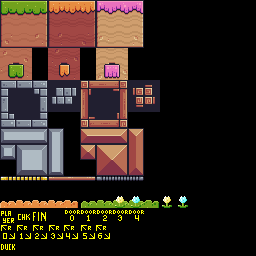
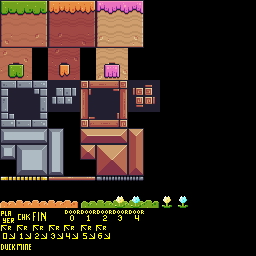
Revision of a layered 256px x 256px image; what changed, layer by layer:
painted on "sprite_positions" over box(17, 244, 31, 250)
